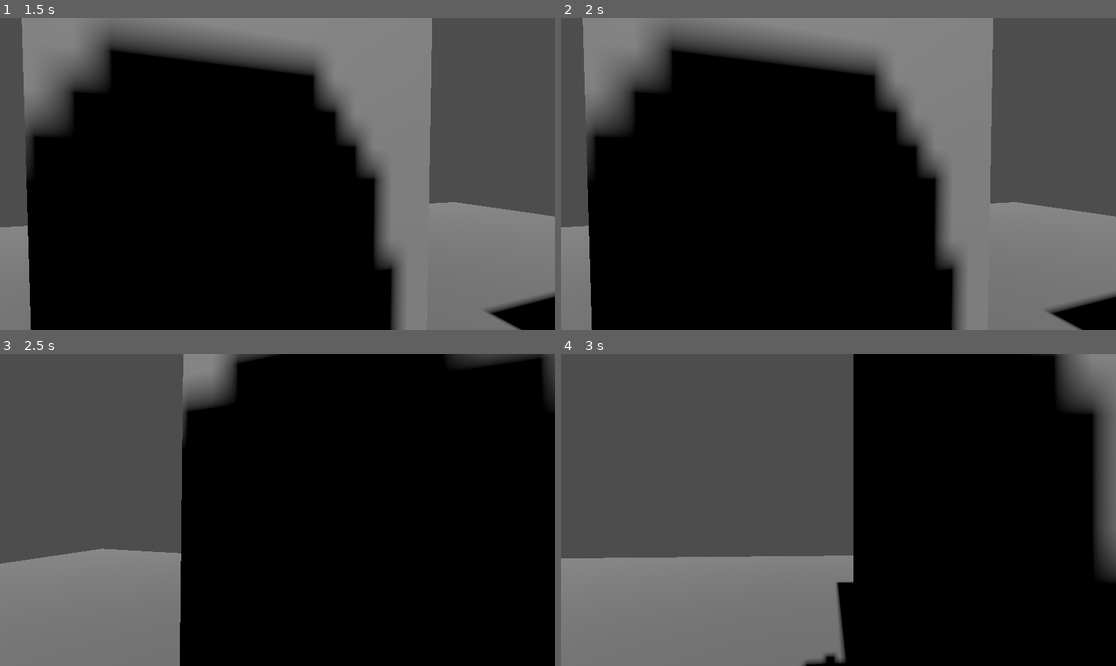
Above: before the commit, frames 1-4 (two rows, left to right).
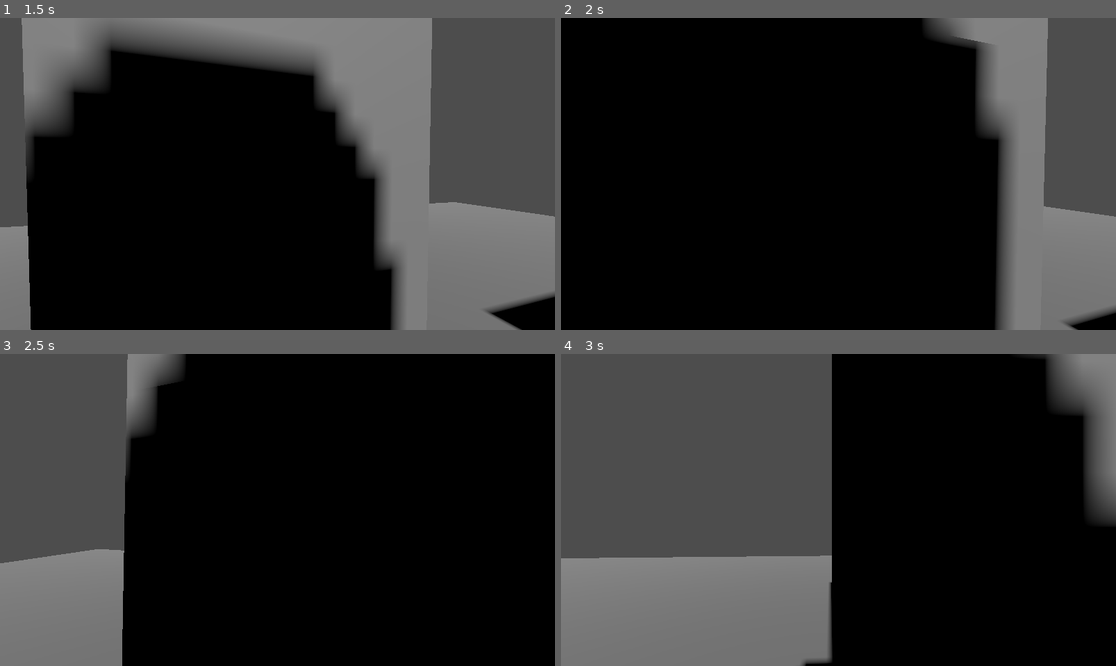
Above: after the commit, the same moments.

Repository: TheGirs0n/darkseeker
Game: Godot game, scene res://Assets/Scenes/Test/Test.tscn
Two runs of this game, one before a commit and one after it. Both use one fixed random seed, a clock stepped at 60 frames per second and the inputs below. The project has no main scene, so this scene is started directly.
Inputs (mouse positions are in pixels of both pictures, inside the frame that each line leads up to):
- Up to frame 1 (1.5 s): move the mouse to (271, 180) at 0.52 s; hold E (interact) 0.53-1.28 s; hold W (move_forward) from 0.53 s (still down); move the mouse to (316, 177) at 1.27 s; tap Ctrl (crouch) at 1.35 s
- Up to frame 2 (2 s): keep holding W (move_forward); tap E (interact) at 1.55 s
- Up to frame 3 (2.5 s): keep holding W (move_forward); move the mouse to (233, 506) at 2.02 s; hold E (interact) from 2.03 s (still down)
- Up to frame 4 (3 s): move the mouse to (844, 510) at 2.77 s; release W (move_forward) at 2.78 s; release E (interact) at 2.78 s; hold A (move_left) from 2.78 s (still down); tap E (interact) at 2.85 s

Frame 1 is identical in both runs. In frame 2, 35% of the frame differs, in the area x 0-100%, y 0-100%; in frame 3, 12%; in frame 4, 5.7%.

Commit message:
fix 2.1 door

Diff:
--- a/Assets/Scripts/Environment/SlidingDoor.gd
+++ b/Assets/Scripts/Environment/SlidingDoor.gd
@@ -15,24 +15,17 @@
 
 
 func interact():
+	change_door_position(is_open)
 	is_open = !is_open
-	change_door_position(is_open)
 
 
 func change_door_position(is_open : bool):
-	if is_open:
-		if slide_tween:
-			slide_tween.kill()
+	var target = start_position if is_open == true else end_position
 
-		slide_tween = create_tween()
-		slide_tween.set_ease(Tween.EASE_IN_OUT)
-		slide_tween.set_trans(Tween.TRANS_LINEAR)
-		slide_tween.tween_property(self, "position", start_position, 0.5)
-	else:
-		if slide_tween:
-			slide_tween.kill()
+	if slide_tween:
+		slide_tween.kill()
 
-		slide_tween = create_tween()
-		slide_tween.set_ease(Tween.EASE_IN_OUT)
-		slide_tween.set_trans(Tween.TRANS_LINEAR)
-		slide_tween.tween_property(self, "position", end_position, 0.5)
+	slide_tween = create_tween()
+	slide_tween.set_ease(Tween.EASE_IN_OUT)
+	slide_tween.set_trans(Tween.TRANS_CUBIC)
+	slide_tween.tween_property(self, "global_position", target, 0.5)
